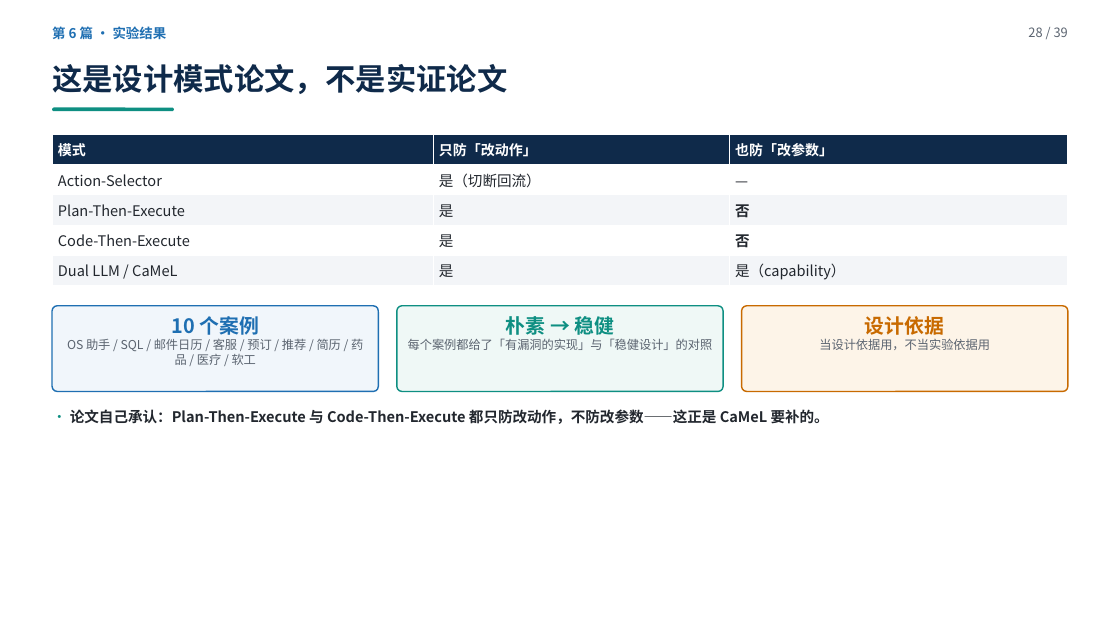
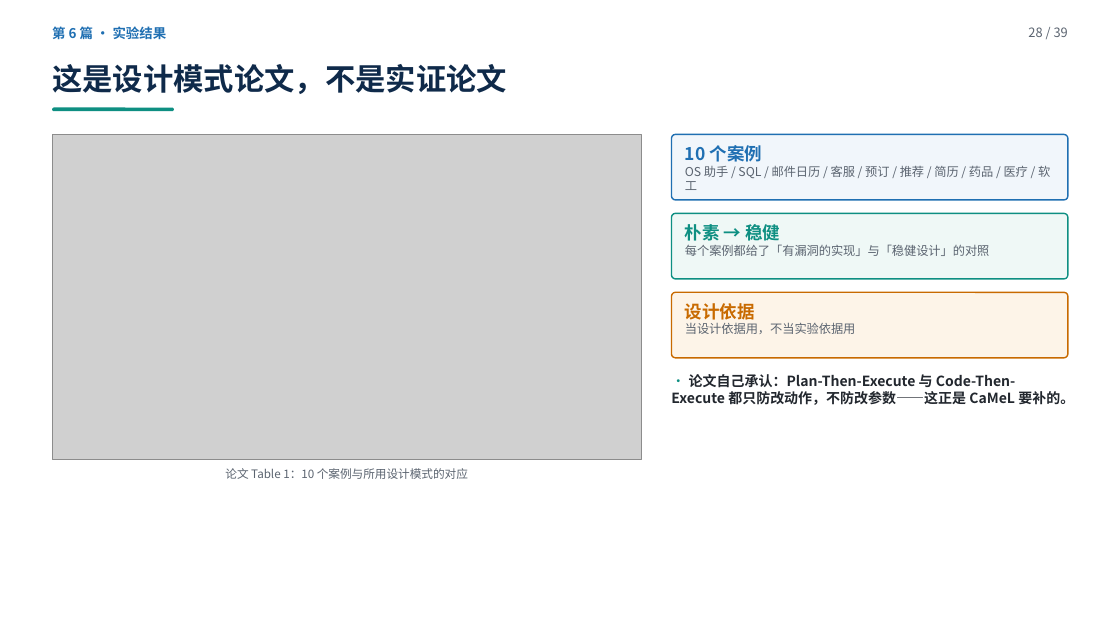
Before and after one commit to yiiiiiii1/multi-agent-remote-sensing, a slide deck: slide 28 of 阶段2-卫星多智能体防御/presentations/卫星多智能体安全调研汇报.pptx. Drawn at 1120x630 pixels with LibreOffice and Linux fonts; fonts in the diff are those of the drawing; grey boxes stand for pictures. Boxes give left, top, right and bottom in pixels: in the first picture for what was removed or moved away, otherwise in the second. Text is boxed around its words. In the diff, an @@ line names an element or a change of style, - is before the commit and + after.

```diff
--- a/阶段2-卫星多智能体防御/presentations/卫星多智能体安全调研汇报.pptx
+++ b/阶段2-卫星多智能体防御/presentations/卫星多智能体安全调研汇报.pptx
@@ table removed at bbox=[52, 134, 1068, 286], 5 rows, 3 columns @@
-模式 | 只防「改动作」 | 也防「改参数」
-Action-Selector | 是（切断回流） | —
-Plan-Then-Execute | 是 | 否
-Code-Then-Execute | 是 | 否
-Dual LLM / CaMeL | 是 | 是（capability）
@@ picture added at bbox=[52, 134, 641, 460] @@
@@ rounded rectangle: place and size @@
-rounded rectangle at bbox=[52, 306, 378, 392]
+rounded rectangle at bbox=[671, 134, 1068, 200]
@@ text "10 个案例": place and size @@
-text "10 个案例" at bbox=[67, 316, 363, 365]
+text "10 个案例" at bbox=[685, 145, 1050, 190]
@@ text "10 个案例" at bbox=[685, 145, 1050, 190]: size 17 to 15 pt in "10 个案例"; alignment centre to left @@
@@ rounded rectangle: place and size @@
-rounded rectangle at bbox=[397, 306, 723, 392]
+rounded rectangle at bbox=[671, 213, 1068, 279]
@@ text "朴素 → 稳健": place and size @@
-text "朴素 → 稳健" at bbox=[408, 312, 713, 350]
+text "朴素 → 稳健" at bbox=[685, 221, 990, 256]
@@ text "朴素 → 稳健" at bbox=[685, 221, 990, 256]: size 17 to 15 pt in "朴素 → 稳健"; alignment centre to left @@
@@ rounded rectangle: place and size @@
-rounded rectangle at bbox=[742, 306, 1068, 392]
+rounded rectangle at bbox=[671, 292, 1068, 358]
@@ text "设计依据": place and size @@
-text "设计依据" at bbox=[819, 316, 990, 350]
+text "设计依据" at bbox=[685, 303, 856, 334]
@@ text "设计依据" at bbox=[685, 303, 856, 334]: size 17 to 15 pt in "设计依据"; alignment centre to left @@
@@ text "· 论文自己承认：Plan-Then-Execute 与 Code-Then-Execute 都只防改动作，不防改参数— ...": place and size @@
-text "· 论文自己承认：Plan-Then-Execute 与 Code-Then-Execute 都只防改动作，不防改参数— ..." at bbox=[70, 409, 829, 424]
+text "· 论文自己承认：Plan-Then-Execute 与 Code-Then-Execute 都只防改动作，不防改参数— ..." at bbox=[671, 374, 1074, 405]
@@ text "· 论文自己承认：Plan-Then-Execute 与 Code-Then-Execute 都只防改动作，不防改参数— ..." at bbox=[671, 374, 1074, 405]: size 12.5 to 12 pt @@
@@ text added at bbox=[225, 468, 468, 479], 10 pt, text #5B6470 @@
+论文 Table 1：10 个案例与所用设计模式的对应
```
Also in this commit, not shown: 8 other slides changed, 13 other files.
